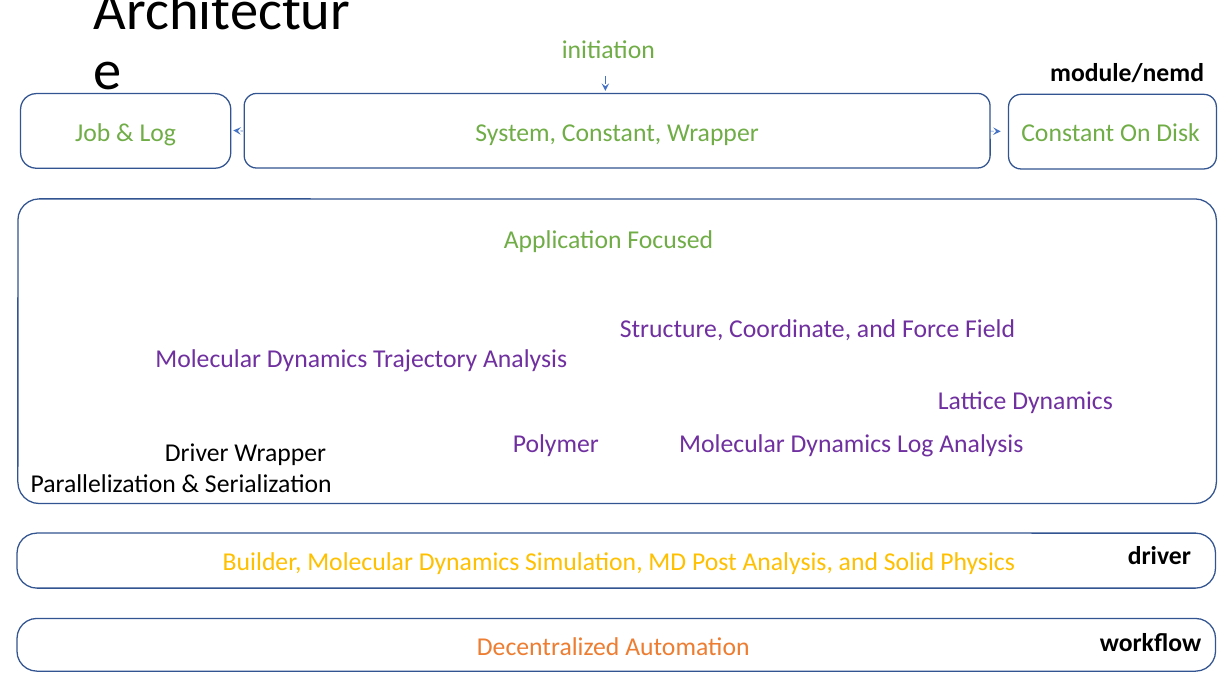
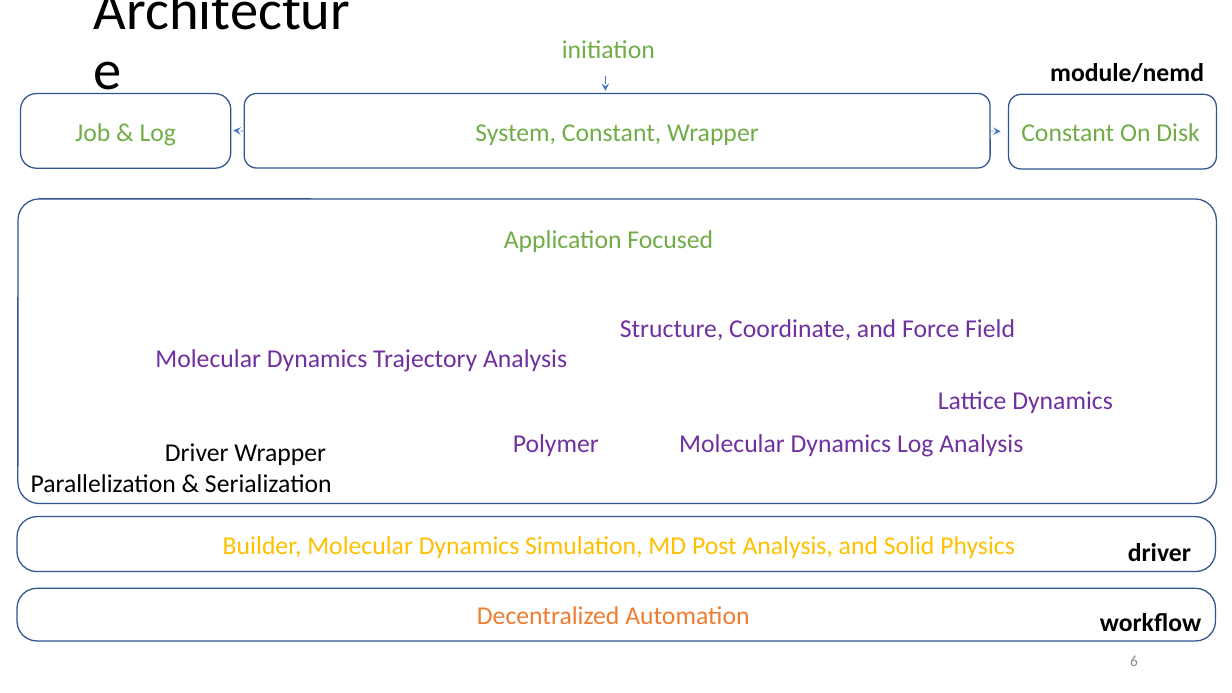
Before and after one commit to zhteg4pvt/nemd, a slide deck: slide 6 of docs/power_point/nemd.pptx. Drawn at 1232x693 pixels with LibreOffice and Linux fonts; fonts in the diff are those of the drawing. Boxes give left, top, right and bottom in pixels: in the first picture for what was removed or moved away, otherwise in the second. Text is boxed around its words. In the diff, an @@ line names an element or a change of style, - is before the commit and + after.

```diff
--- a/docs/power_point/nemd.pptx
+++ b/docs/power_point/nemd.pptx
@@ rounded rectangle "Builder, Molecular Dynamics Simulation, MD ...": place and size @@
-rounded rectangle "Builder, Molecular Dynamics Simulation, MD ..." at (17,533,1215,589)
+rounded rectangle "Builder, Molecular Dynamics Simulation, MD ..." at (17,517,1215,572)
@@ rounded rectangle "Decentralized Automation": place and size @@
-rounded rectangle "Decentralized Automation" at (17,618,1215,671)
+rounded rectangle "Decentralized Automation" at (17,589,1215,641)
@@ text "workflow": place and size @@
-text "workflow" at (1100,633,1201,652)
+text "workflow" at (1100,613,1201,632)
@@ page number added at (1130,655,1138,666), 12 pt, text #8C8C8C @@
+6
```
Also in this commit, not shown: 14 other slides changed, 2 other files.
